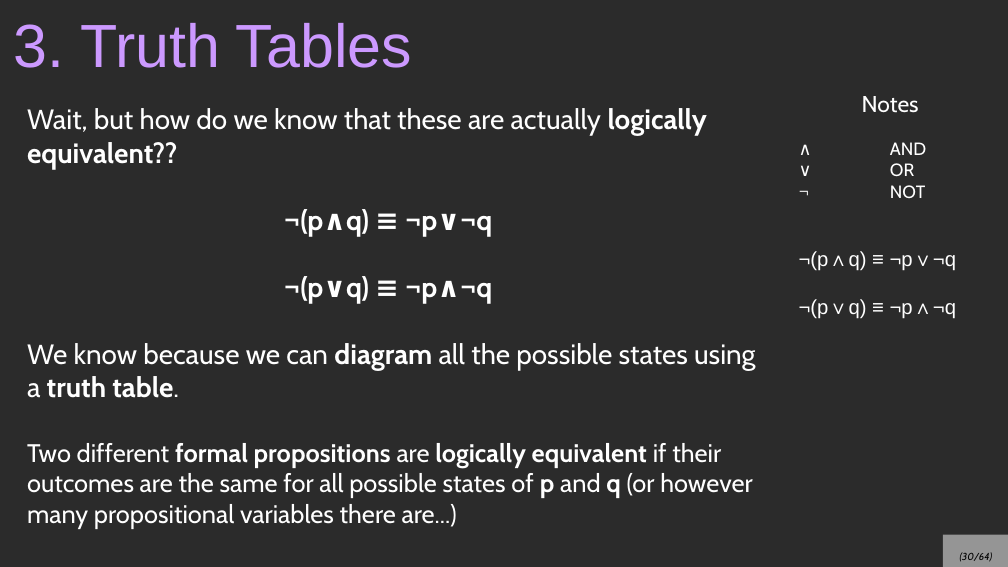
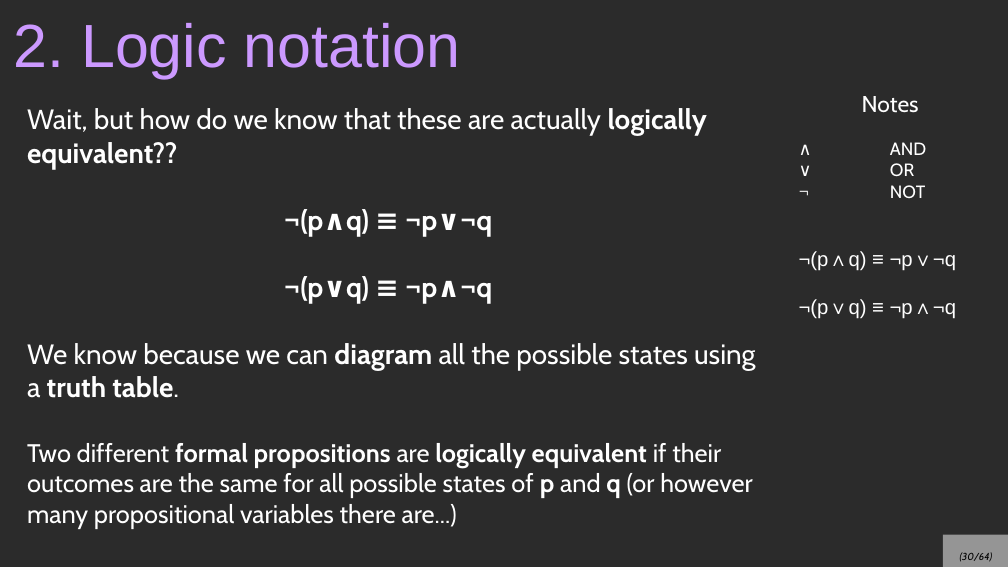
Before and after one commit to nguyenchithien/CS210-Discrete-Structures, a slide deck: slide 30 of Lectures/3_Propositional_Logic.odp. Drawn at 1008x567 pixels with LibreOffice and Linux fonts; fonts in the diff are those of the drawing; background and template pictures are left out; a plain dark background stands for a picture behind light text. Boxes give left, top, right and bottom in pixels: in the first picture for what was removed or moved away, otherwise in the second. Text is boxed around its words. In the diff, an @@ line names an element or a change of style, - is before the commit and + after.

```diff
--- a/Lectures/3_Propositional_Logic.odp
+++ b/Lectures/3_Propositional_Logic.odp
@@ title at [14, 23, 461, 79]: text changed @@
-3. Truth Tables
+2. Logic notation
```
Also in this commit, not shown: 1 other slide changed, 4 other files.
